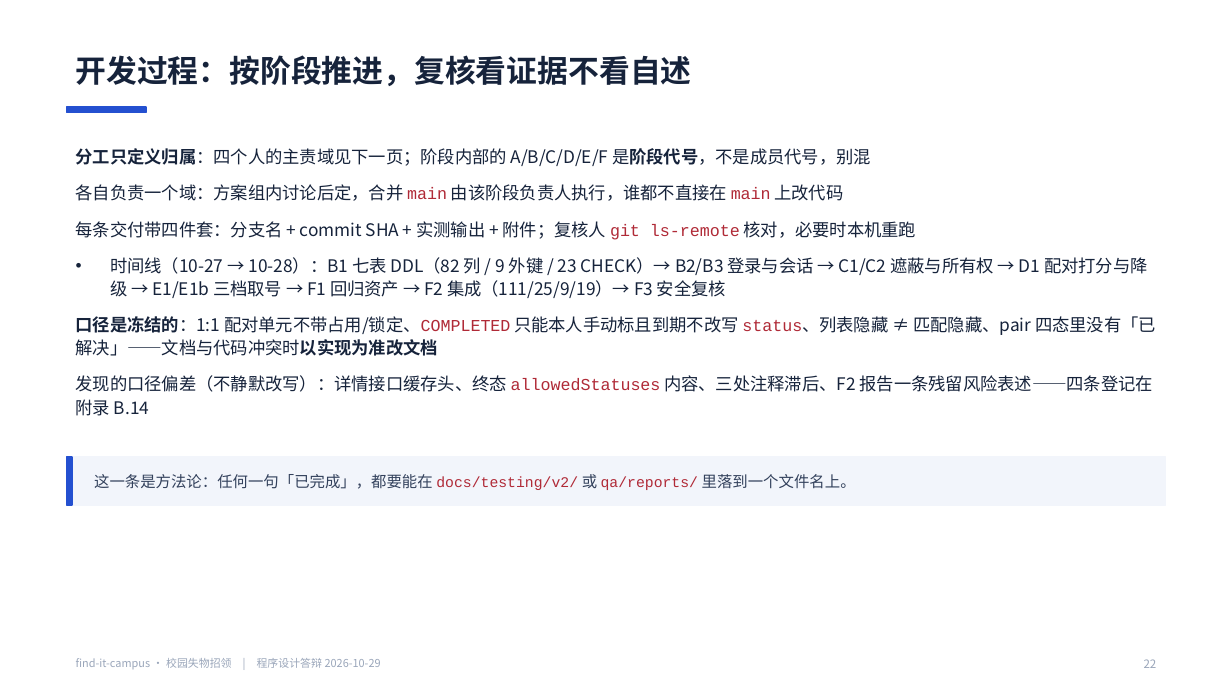
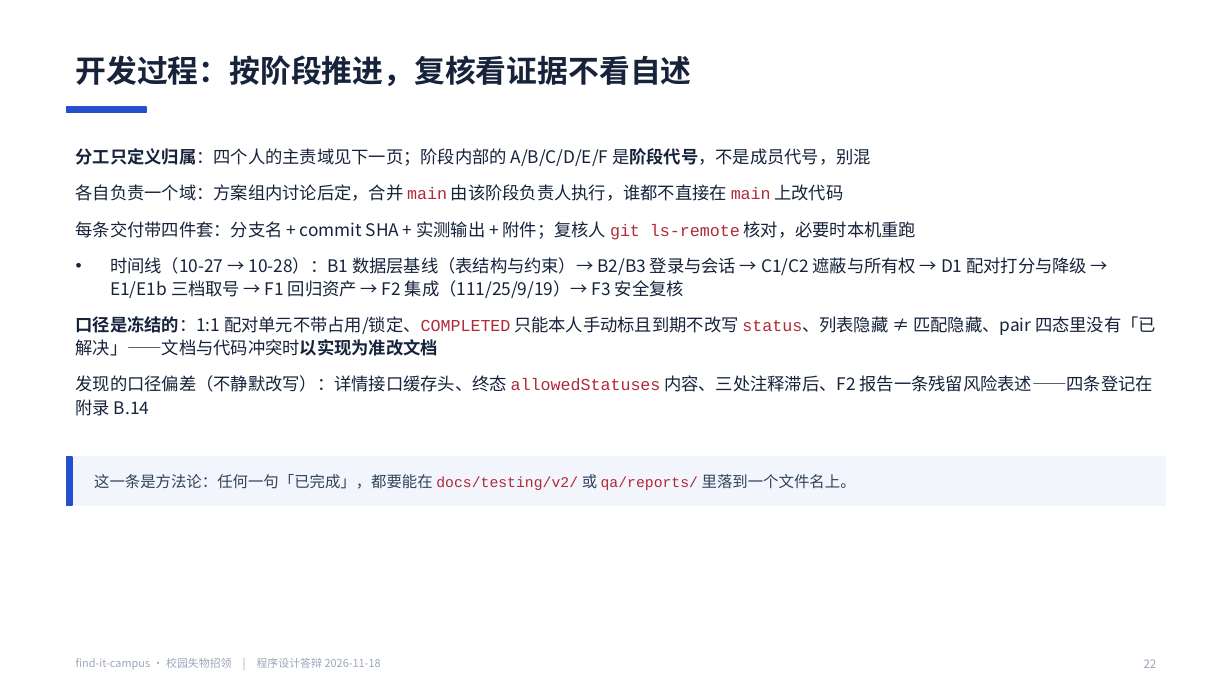
Before and after one commit to BLingKiy/find-it-campus, a slide deck: slide 22 of docs/delivery/答辩PPT.pptx. Drawn at 1232x693 pixels with LibreOffice and Linux fonts; fonts in the diff are those of the drawing. Boxes give left, top, right and bottom in pixels: in the first picture for what was removed or moved away, otherwise in the second. Text is boxed around its words. In the diff, an @@ line names an element or a change of style, - is before the commit and + after.

```diff
--- a/docs/delivery/答辩PPT.pptx
+++ b/docs/delivery/答辩PPT.pptx
@@ text at [110, 257, 1087, 298]: text changed @@
-• 时间线（10-27 → 10-28）：B1 七表 DDL（82 列 / 9 外键 / 23 CHECK）→ B2/B3 登录与会话 → C1/C2 遮蔽与所有权 → D1 配对打分与降级 → E1/E1b 三档取号 → F1 回归资产 → F2 集成（111/25/9/19）→ F3 安全复核
+• 时间线（10-27 → 10-28）：B1 数据层基线（表结构与约束）→ B2/B3 登录与会话 → C1/C2 遮蔽与所有权 → D1 配对打分与降级 → E1/E1b 三档取号 → F1 回归资产 → F2 集成（111/25/9/19）→ F3 安全复核
@@ text at [76, 658, 381, 669]: text changed @@
-find-it-campus · 校园失物招领 | 程序设计答辩 2026-10-29
+find-it-campus · 校园失物招领 | 程序设计答辩 2026-11-18
```
Also in this commit, not shown: 24 other slides changed, 44 other files.
